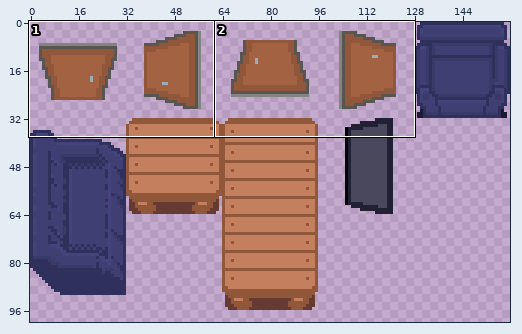
Sprite sheet -- assets/images/objects/indoor-forniture.png. The picture above shows the old version from afar; the outline marks the close-up.
Close-up. Before the commit:
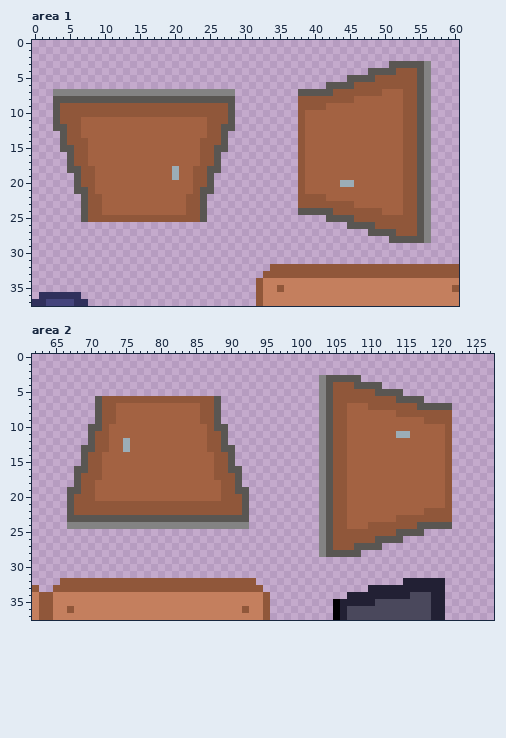
The file is 160x160 pixels. Colours within 5 levels of each other are drawn and written as one. Shown: area 1: x 0..60, y 0..37; area 2: x 62..127, y 0..37. The wide view leaves out empty margins.
And afterwards:
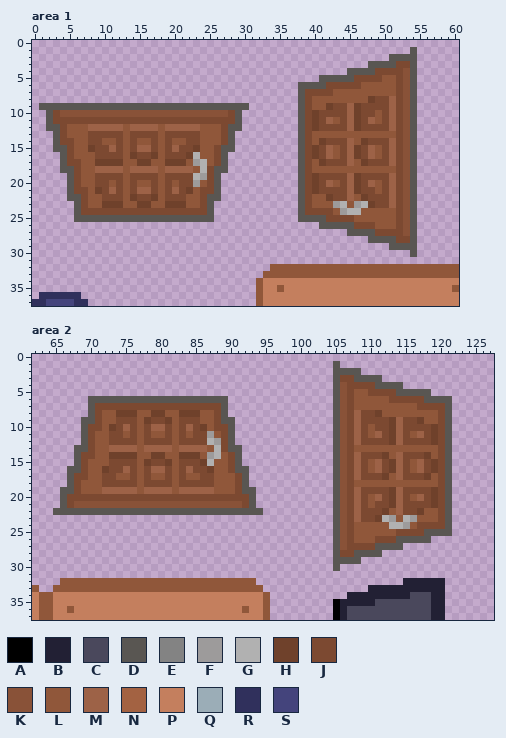
Palette (. is transparent): A #000000  B #222034  C #4a485c  D #595652  E #838383  F #9d9b9b  G #b1b1b1  H #6f412b  J #7c4931  K #895238  L #90573a  M #9d6247  N #a36242  P #c47f5e  Q #9badb7  R #30305c  S #44447c
The exact change:
Changed rows in their new state; - is an unchanged pixel.
Area 1:
first column x 1:
 1 -----------------------------------------------------D--
 2 --------------------------------------------------DDDD--
 3 -----------------------------------------------DDD-JJ-..
 4 --------------------------------------------DDD-JJJJKD..
 5 ----------------------------------------DDDD-JJJJ--JKD..
 6 -------------------------------------DDDDJJJJJ-----JKD..
 7 --..........................----------JJJJ-------LLJKD..
 8 --..........................---------DJ------LLHJJMJKD..
 9 DD-DDDDDDDDDDDDDDDDDDDDDDDD-DD-------DJ--HJJMHJJJJMJKD..
10 -DJKKKKKKKKKKKKKKKKKKKKKKKKJD--------DJHJJJJMHJJLJMJKD..
11 -DJJJJJJJJJJJJJJJJJJJJJJJJJJD--------DJHJMLJMHJMLJMJKD..
12 -D-J--LMMMMMLMMMMLMMMMML--J-D--------DJHJJJJMHJJJJMJKD..
13 --DJ--LJJJJJLJJJJLJJJJJL--JD---------DJLLLLLLLLLLLLJKD..
14 --DJJ--JJLLJLJLLJLJLLJJ---JD---------DJLHJJJMLHJJJMJKD..
15 --D-J--HJJMJLJMMJLJMJJH--J-D---------DJHJMLJMHJMLJMJKD..
16 ---DJ--LJJJJLHJJHLJJJHG--JD----------DJHJMLJMHJMLJMJKD..
17 ---DJJ-LHHHHLLHHLLHHHLFG-JD----------DJLHJJJMLHJJJMJKD..
18 ---D-J--MMMMLMMMMLMMMM-GJ-D----------DJLLLLLLLLLLLLJKD..
19 ----DJ--JJJJLJJJJLJJJJGFJD-----------DJHJJJJMHJJJJMJKD..
20 ----DJ--JJLJLJLLJLJLJJF-JD-----------DJHJMLJMHJMLJMJKD..
21 ----DJJ-HJMJLJMMJLJMJH-JJD-----------DJHJJJJMHJJLJMJKD..
22 ----DDJ--JJJLHJJHLJJJ--JDD-----------DJ--HJJMLHJJJMJKD..
23 -----DJ--HHHLLHHLLHHH--JD------------DJ---FG-FGHJJMJKD..
24 -----DJJJJJJJJJJJJJJJJJJD-------------JJJJ-FGG---LLJKD..
25 -----D-DDDDDDDDDDDDDDDD-D------------DDDDJJJJ------JKD..
26 ----------------------------------------DDDD-JJJ---JKD..
27 --------------------------------------------DDD-JJJJKD..
28 -----------------------------------------------DDD-JJ-..
29 --------------------------------------------------DDDD--
30 -----------------------------------------------------D--
Area 2:
first column x 65:
 1 ----------------------------------------D----------------
 2 ----------------------------------------DDDD-------------
 3 --------------------------------------..-JJ-DDD----------
 4 --------------------------------------..DKJJJJ-DDD-------
 5 --------------------------------------..DKJ--JJJJ-DDDD---
 6 -----D-DDDDDDDDDDDDDDDD-D-------------..DKJ-----JJJJJDDDD
 7 -----DJJJJJJJJJJJJJJJJJJD-------------..DKJLL-------JJJJ-
 8 -----DJ--HHHLLHHLLHHH--JD-------------..DKJMJJHLL------JD
 9 ----DDJ--JJJLHJJHLJJJ--JDD------------..DKJMJJJJHMJJH--JD
10 ----DJJ-HJMJLJMMJLJMJH-JJD------------..DKJMJLJJHMJJJJHJD
11 ----DJ--JJLJLJLLJLJLJJF-JD------------..DKJMJLMJHMJLMJHJD
12 ----DJ--JJJJLJJJJLJJJJGFJD------------..DKJMJJJJHMJJJJHJD
13 ---D-J--MMMMLMMMMLMMMM-GJ-D-----------..DKJLLLLLLLLLLLLJD
14 ---DJJ-LHHHHLLHHLLHHHLFG-JD-----------..DKJMJJJHLMJJJHLJD
15 ---DJ--LJJJJLHJJHLJJJHG--JD-----------..DKJMJLMJHMJLMJHJD
16 --D-J--HJJMJLJMMJLJMJJH--J-D----------..DKJMJLMJHMJLMJHJD
17 --DJJ--JJLLJLJLLJLJLLJJ---JD----------..DKJMJJJHLMJJJHLJD
18 --DJ--LJJJJJLJJJJLJJJJJL--JD----------..DKJLLLLLLLLLLLLJD
19 -D-J--LMMMMMLMMMMLMMMMML--J-D---------..DKJMJJJJHMJJJJHJD
20 -DJJJJJJJJJJJJJJJJJJJJJJJJJJD---------..DKJMJLMJHMJLMJHJD
21 -DJKKKKKKKKKKKKKKKKKKKKKKKKJD---------..DKJMJLJJHMJJJJHJD
22 DD-DDDDDDDDDDDDDDDDDDDDDDDD-DD--------..DKJMJJJHLMJJH--JD
23 --..........................----------..DKJMJJHGF-GF---JD
24 --..........................----------..DKJLL---GGF-JJJJ-
25 --------------------------------------..DKJ------JJJJDDDD
26 --------------------------------------..DKJ---JJJ-DDDD---
27 --------------------------------------..DKJJJJ-DDD-------
28 --------------------------------------..-JJ-DDD----------
29 ----------------------------------------DDDD-------------
30 ----------------------------------------D----------------
Changed places in both close-ups, as pixel boxes (x1, y1, x2, y2):
changed: (298, 47, 431, 257)
changed: (39, 89, 249, 222)
changed: (319, 361, 452, 571)
changed: (53, 396, 263, 529)
